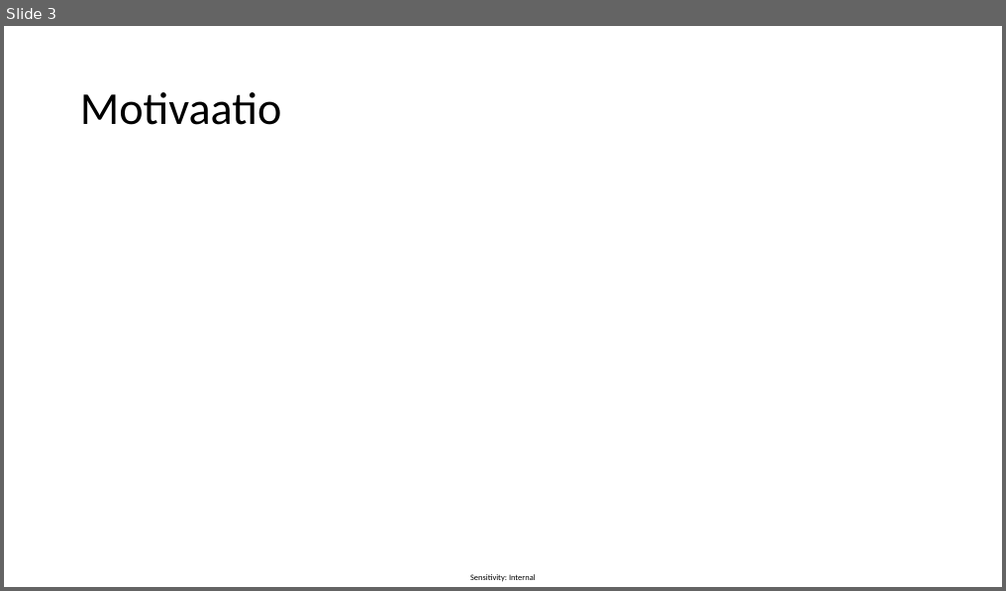
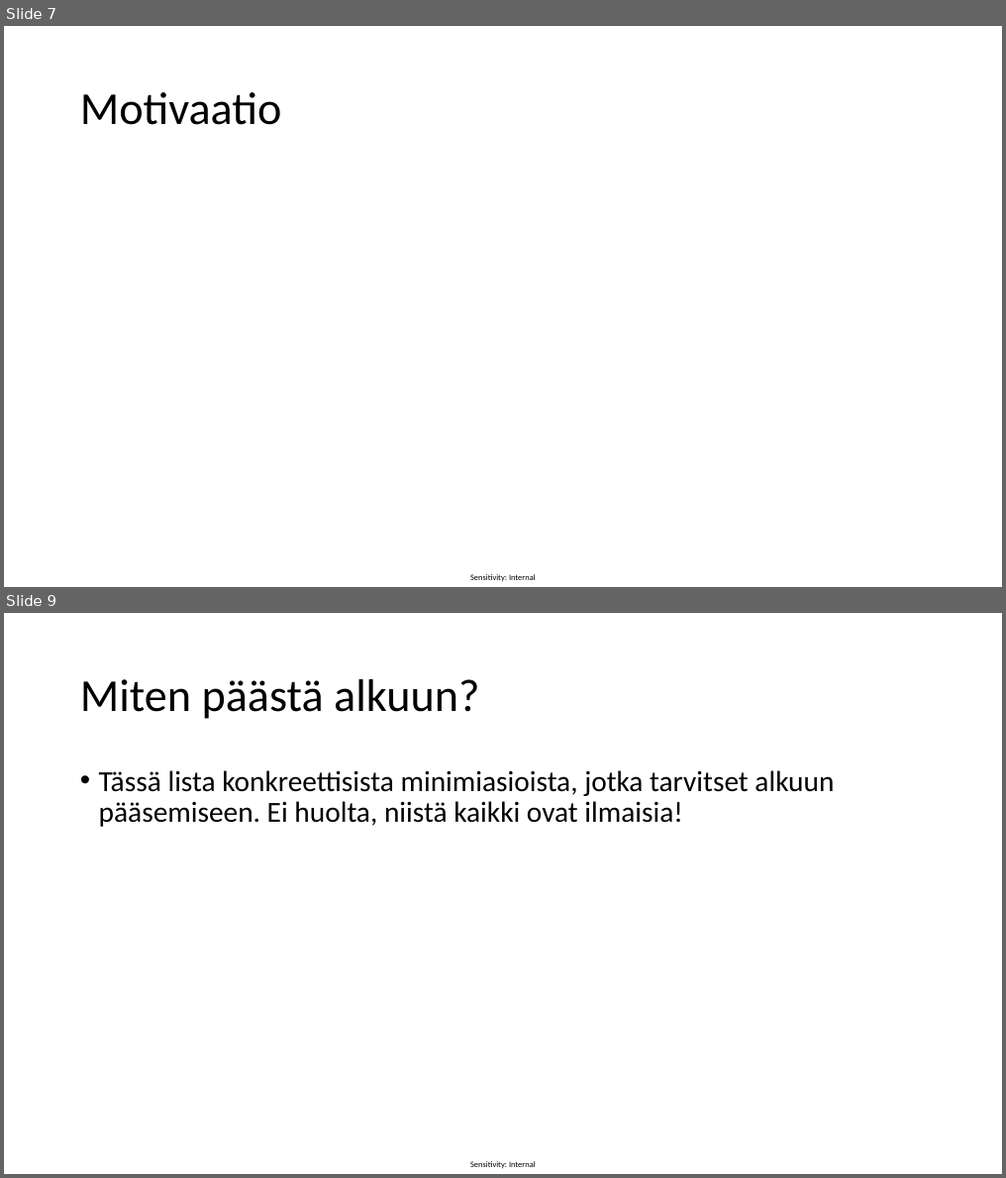
Before and after one commit to vidnyte/pfk2024, a slide deck: PFK2024.pptx. Shown one above the other, each under a label of ours: slide 3 before the commit, slides 7 and 9 after it; the slides between them are not shown. The pictures are 1006x591 and 1006x1178 pixels, drawn with LibreOffice and Linux fonts; fonts in the diff are those of the drawing. Boxes give left, top, right and bottom in pixels: in the first picture for what was removed or moved away, otherwise in the second. Text is boxed around its words. In the diff, an @@ line names an element or a change of style, - is before the commit and + after.

```diff
--- a/PFK2024.pptx
+++ b/PFK2024.pptx
@@ slide 9 added at (x1=4, y1=613, x2=1002, y2=1174), background #FFFFFF; not listed: 1 template element that a slide beside it also shows @@
@@ title added at (x1=80, y1=679, x2=479, y2=719), 44 pt, text #000000 @@
+Miten päästä alkuun?
@@ text added at (x1=99, y1=770, x2=834, y2=827), 28 pt, text #000000 @@
+• Tässä lista konkreettisista minimiasioista, jotka tarvitset alkuun pääsemiseen. Ei huolta, niistä kaikki ovat ilmaisia!
@@ what was slide 3 is now slide 7 @@
```
Also in this commit, not shown: 7 other slides added, 1 slide removed, 6 other files.
